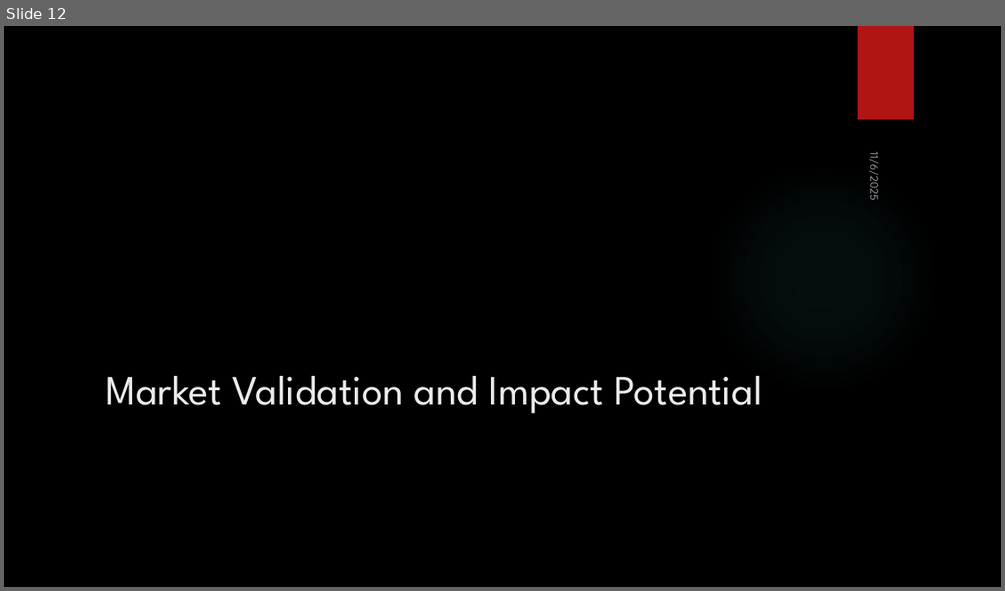
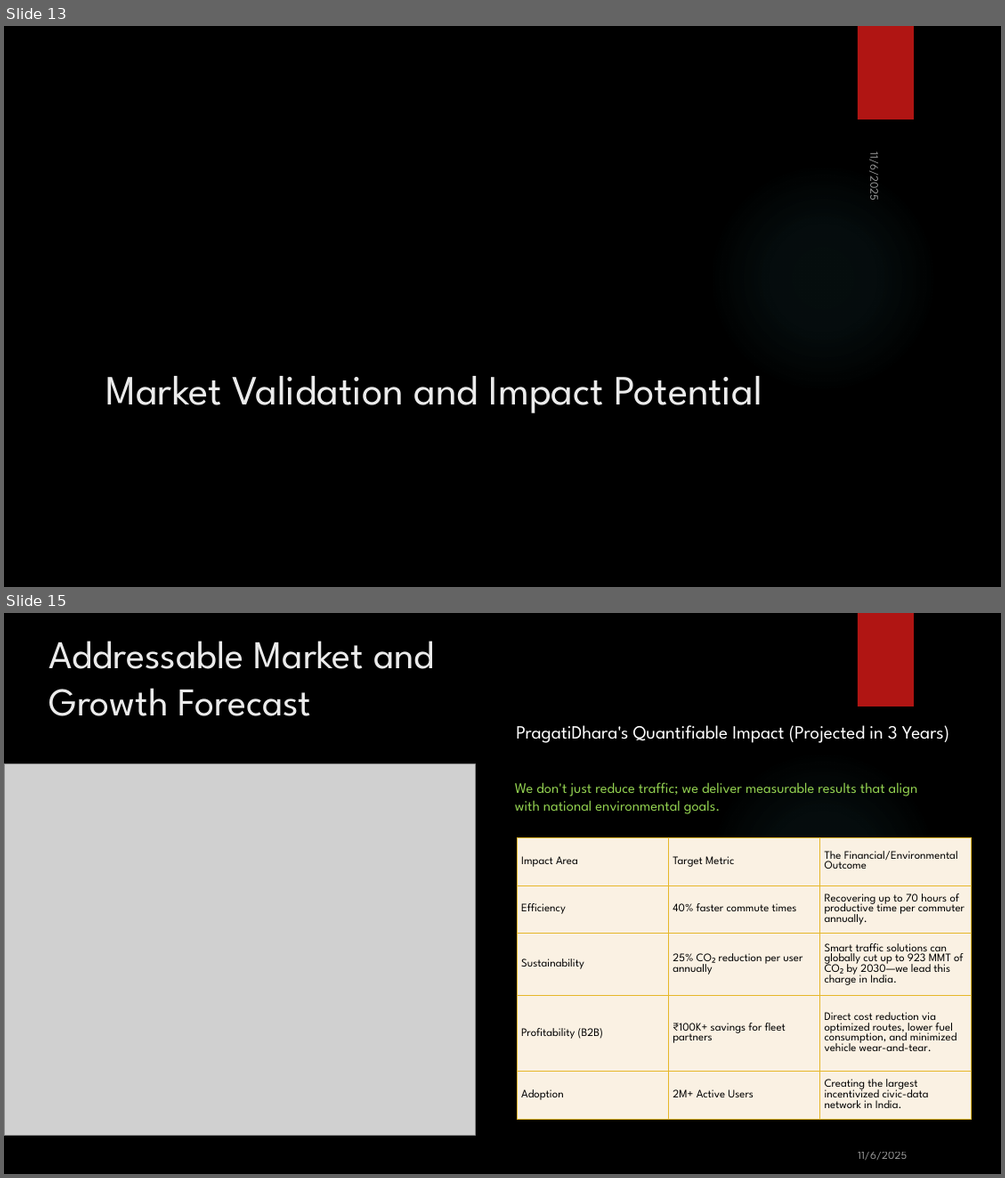
Before and after one commit to RitikaMathur19/PragatiDhara, a slide deck: PragatiDhara_Pitch_Deck_v1.0.pptx. Shown one above the other, each under a label of ours: slide 12 before the commit, slides 13 and 15 after it; the slides between them are not shown. The pictures are 1005x591 and 1005x1178 pixels, drawn with LibreOffice and Linux fonts; fonts in the diff are those of the drawing; grey boxes stand for pictures; background and template pictures are left out. Boxes give left, top, right and bottom in pixels: in the first picture for what was removed or moved away, otherwise in the second. Text is boxed around its words. In the diff, an @@ line names an element or a change of style, - is before the commit and + after.

Commit message:
Updated Deck and solution sketch

```diff
--- a/PragatiDhara_Pitch_Deck_v1.0.pptx
+++ b/PragatiDhara_Pitch_Deck_v1.0.pptx
@@ slide 15 added at [4, 613, 1001, 1174], background picture (left out); not listed: 2 template elements that a slide beside it also shows @@
@@ title added at [48, 641, 434, 716], 37.8 pt, text #EBEBEB @@
+Addressable Market and Growth Forecast
@@ text added at [516, 725, 949, 743], 18 pt, text #FFFFFF @@
+PragatiDhara's Quantifiable Impact (Projected in 3 Years)
@@ picture added at [4, 763, 475, 1135] @@
@@ text added at [515, 782, 918, 814], 14 pt, text #92D050 @@
+We don't just reduce traffic; we deliver measurable results that align with national environmental goals.
@@ table added at [517, 837, 972, 1119], 5 rows, 3 columns @@
+Impact Area | Target Metric | The Financial/Environmental Outcome
+Efficiency | 40% faster commute times | Recovering up to 70 hours of productive time per commuter annually.
+Sustainability | 25% CO₂ reduction per user annually | Smart traffic solutions can globally cut up to 923 MMT of CO₂ by 2030—we lead this charge in India.
+Profitability (B2B) | ₹100K+ savings for fleet partners | Direct cost reduction via optimized routes, lower fuel consumption, and minimized vehicle wear-and-tear.
+Adoption | 2M+ Active Users | Creating the largest incentivized civic-data network in India.
@@ text added at [858, 1151, 906, 1159], 11 pt, text #FFFFFF at 60% opacity @@
+11/6/2025
@@ what was slide 12 is now slide 13 @@
```
Also in this commit, not shown: 7 slides changed, 1 other slide added, 5 other files.
